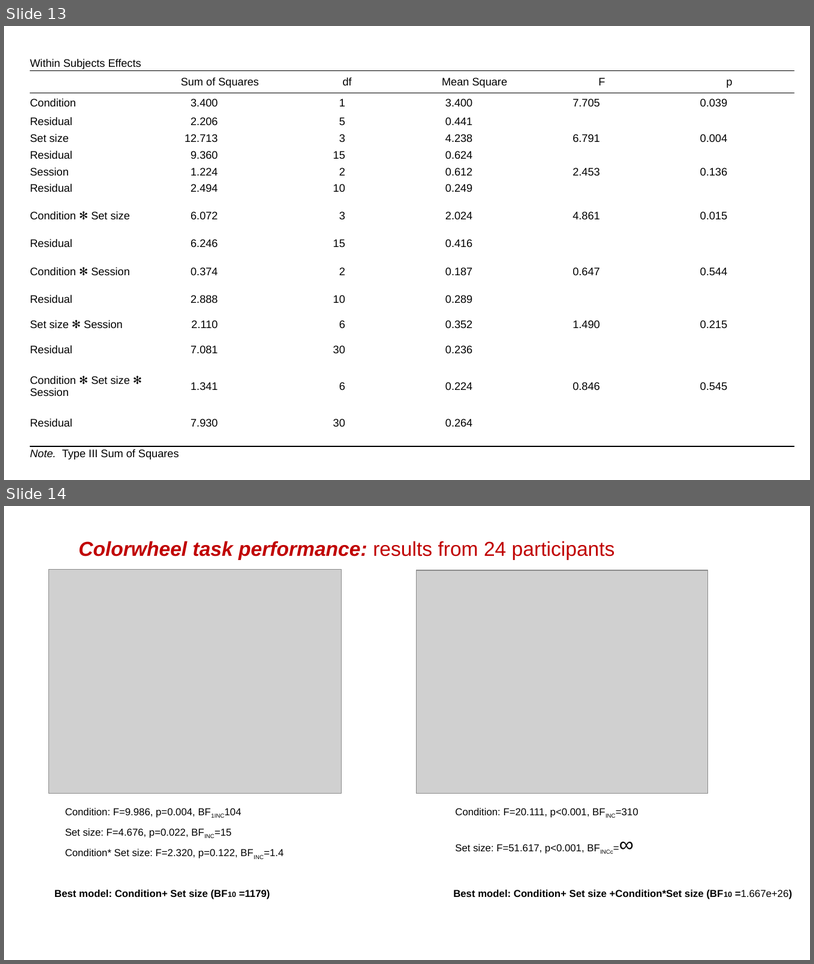
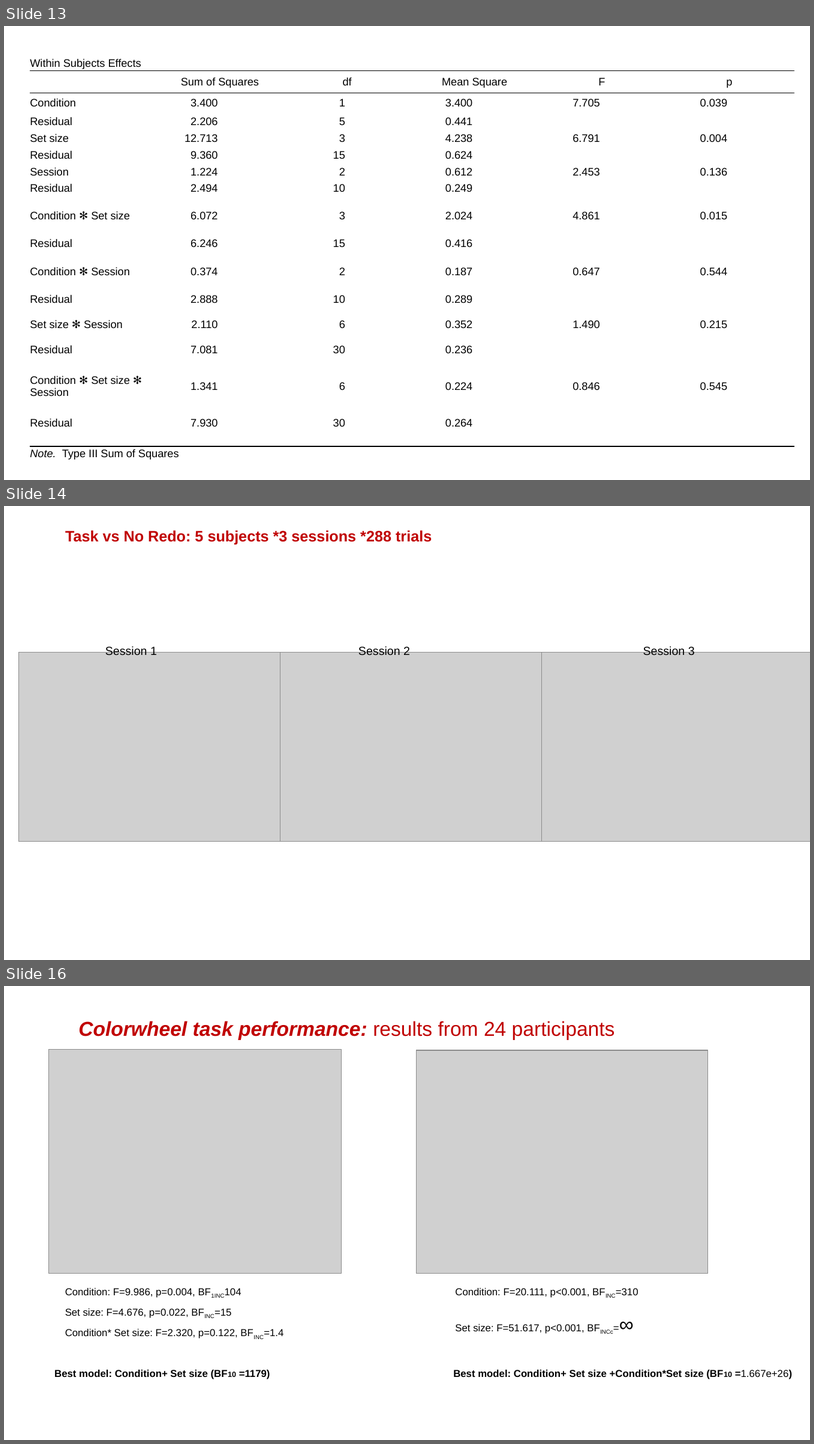
Before and after one commit to danae1968/vici, a slide deck: QuantifyingCC/pilot5_09_01_2017.pptx. Shown one above the other, each under a label of ours: slides 13 and 14 before the commit, slides 13, 14 and 16 after it; the slides between them are not shown. The pictures are 814x964 and 814x1444 pixels, drawn with LibreOffice and Linux fonts; fonts in the diff are those of the drawing; grey boxes stand for pictures; background and template pictures are left out. Boxes give left, top, right and bottom in pixels: in the first picture for what was removed or moved away, otherwise in the second. Text is boxed around its words. In the diff, an @@ line names an element or a change of style, - is before the commit and + after.

```diff
--- a/QuantifyingCC/pilot5_09_01_2017.pptx
+++ b/QuantifyingCC/pilot5_09_01_2017.pptx
@@ slide 14 added at (4,506,810,960), background picture (left out) @@
@@ text added at (65,530,432,544), 18 pt, text #C00000, bold @@
+Task vs No Redo: 5 subjects *3 sessions *288 trials
@@ text added at (105,646,157,655), 14 pt, text #000000 @@
+Session 1
@@ text added at (359,646,410,655), 14 pt, text #000000 @@
+Session 2
@@ text added at (644,646,695,655), 14 pt, text #000000 @@
+Session 3
@@ picture added at (18,652,302,842) @@
@@ picture added at (281,652,564,841) @@
@@ picture added at (542,652,810,841) @@
@@ what was slide 14 is now slide 16 @@
```
Also in this commit, not shown: 1 other slide added, 6 other files.
